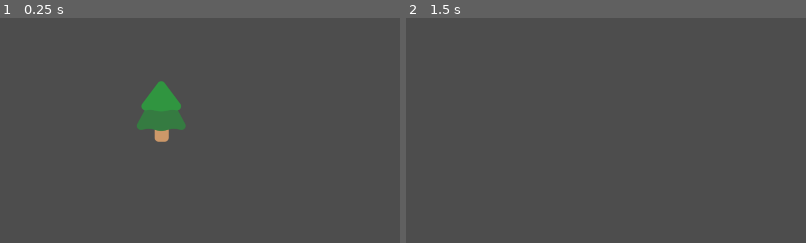
Above: before the commit, frames 1-2 (left to right).
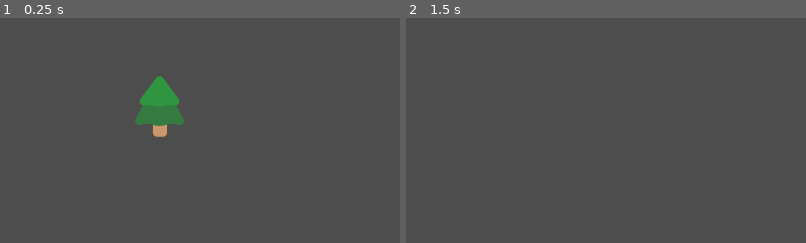
Above: after the commit, the same moments.

Repository: keliang5/FInal-Project
Game: Godot game, scene res://coin.tscn
Two runs of this game, one before a commit and one after it. Both use one fixed random seed, a clock stepped at 60 frames per second and the inputs below. This scene is started directly instead of the project's main scene.
Inputs (mouse positions are % of the whole screen's width and height, from its top left):
- Up to frame 1 (0.25 s): no input
- Up to frame 2 (1.5 s): tap Enter at 0.5 s; move the mouse to (20, 20) at 0.52 s; hold D (move_right) 0.53-1.28 s; tap Space at 1.25 s; move the mouse to (30, 55) at 1.27 s; hold S (move_down) from 1.28 s (still down)
The pictures show only the part of the screen within x 0-50%, y 0-50%; the shares and areas given below are measured in that part.

The runs differ from the first frame. In frame 1, 0.9% of the frame differs, in the area x 33-47%, y 25-56%; in frame 2, nothing differs.

Commit message:
Changed Coin scene

Diff:
--- a/coin.gd
+++ b/coin.gd
@@ -1,18 +1,10 @@
-extends RigidBody2D
+extends Area2D
 
 @export var value = 1
 var score = 0
 
-var impulse_randomizer: RandomNumberGenerator = RandomNumberGenerator.new()
 
-func _ready() -> void:
-	impulse_randomizer.randomize()
-	var impulse: Vector2 = Vector2(impulse_randomizer.randi_range(-10, 10), impulse_randomizer.randi_range(-150, -180))
-	self.apply_impulse(self.position, impulse)
-
-
-
-func _on_area_2d_mouse_entered() -> void:
+func _on_mouse_entered() -> void:
 	score += value
 	print(score)
 	self.queue_free()
--- a/coin.tscn
+++ b/coin.tscn
@@ -1,25 +1,21 @@
-[gd_scene load_steps=4 format=3 uid="uid://du6401gsyqsua"]
+[gd_scene load_steps=4 format=3 uid="uid://cxbqsihlv8f73"]
 
 [ext_resource type="Texture2D" uid="uid://caqfk2xng5v5u" path="res://trees/pine_tree.png" id="1_1l3c6"]
 [ext_resource type="Script" path="res://coin.gd" id="1_3m4op"]
 
-[sub_resource type="RectangleShape2D" id="RectangleShape2D_cxb6t"]
-size = Vector2(121, 160)
+[sub_resource type="RectangleShape2D" id="RectangleShape2D_xgt1k"]
+size = Vector2(118, 151)
 
-[node name="Coin" type="RigidBody2D"]
-position = Vector2(387, 221)
-gravity_scale = 1.66533e-16
-freeze = true
+[node name="Coin" type="Area2D"]
+position = Vector2(382, 208)
 script = ExtResource("1_3m4op")
 
 [node name="Sprite2D" type="Sprite2D" parent="."]
+position = Vector2(1, 1)
 texture = ExtResource("1_1l3c6")
 
-[node name="Area2D" type="Area2D" parent="."]
-position = Vector2(-82, -30)
+[node name="CollisionShape2D" type="CollisionShape2D" parent="."]
+position = Vector2(1, 6)
+shape = SubResource("RectangleShape2D_xgt1k")
 
-[node name="CollisionShape2D" type="CollisionShape2D" parent="Area2D"]
-position = Vector2(82, 30)
-shape = SubResource("RectangleShape2D_cxb6t")
-
-[connection signal="mouse_entered" from="Area2D" to="." method="_on_area_2d_mouse_entered"]
+[connection signal="mouse_entered" from="." to="." method="_on_mouse_entered"]
--- a/mob.gd
+++ b/mob.gd
@@ -1,7 +1,7 @@
 extends CharacterBody2D
 
+
 var health = 3
-var coin = preload("res://coin.tscn")
 
 @onready var player = get_node("/root/Game/Player")
 
@@ -19,7 +19,6 @@
 	%Slime.play_hurt()
 
 	if health == 0:
-		coin.instantiate()
 		queue_free()
 
 		const SMOKE_SCENE = preload("res://smoke_explosion/smoke_explosion.tscn")
